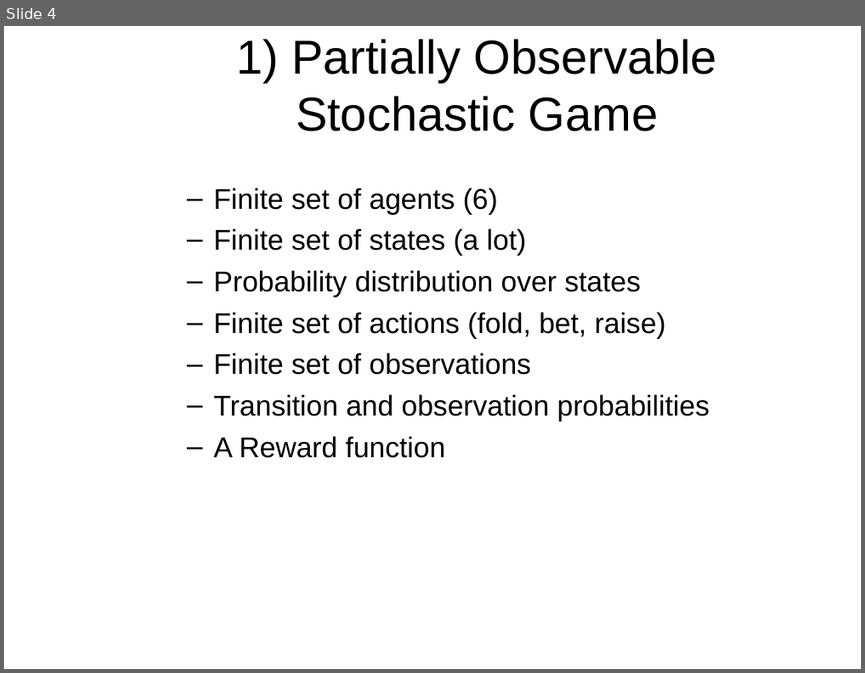
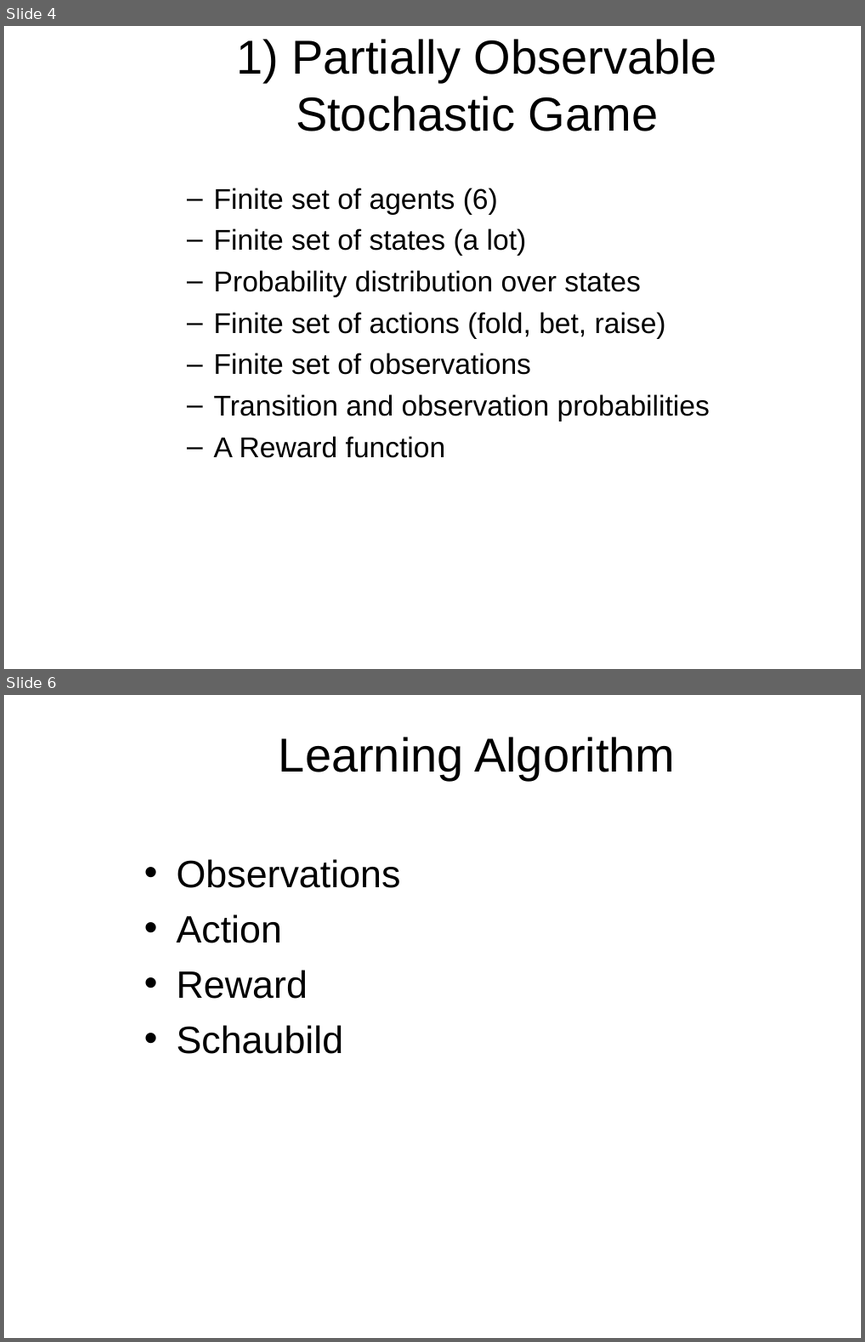
Before and after one commit to stefanfroth/poker, a slide deck: final.ppt. Shown one above the other, each under a label of ours: slide 4 before the commit, slides 4 and 6 after it; the slides between them are not shown. The pictures are 865x673 and 865x1342 pixels, drawn with LibreOffice and Linux fonts; fonts in the diff are those of the drawing; background and template pictures are left out. Boxes give left, top, right and bottom in pixels: in the first picture for what was removed or moved away, otherwise in the second. Text is boxed around its words. In the diff, an @@ line names an element or a change of style, - is before the commit and + after.

```diff
--- a/final.ppt
+++ b/final.ppt
@@ slide 6 added at [4, 695, 861, 1338], background picture (left out) @@
@@ title added at [279, 737, 675, 780], 40 pt, text #000000 @@
+Learning Algorithm
@@ text added at [177, 859, 401, 1054], 32 pt, text #000000 @@
+• Observations
+• Action
+• Reward
+• Schaubild
```
Also in this commit, not shown: 4 other slides added, 1 slide removed, 6 other files.
